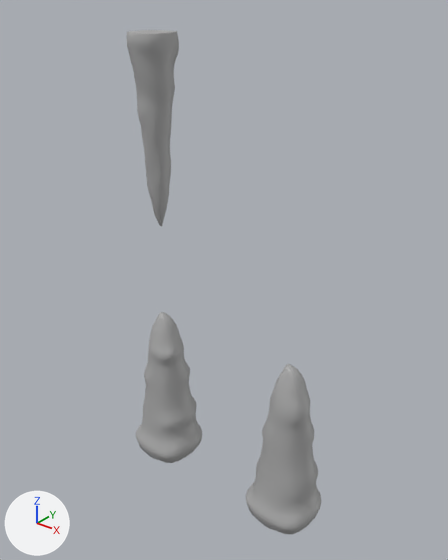
An edit to the FBX model Assets/Models/Stalagmite.fbx, drawn before and after from the same camera.
Before and after are seen from a 50 mm lens placed at (0.0472, -0.0358, 0.0431), pointed at (0.0183, 0.0003, 0.0207). Lighting does not change. The marker at lower left points along +X, +Y and +Z. Where no turn or scale is listed for an object, it has been applied to the vertices.

Before the edit, the objects in view are built like this:
```python
me_mesh = bpy.data.meshes.new('Mesh')
me_mesh.from_pydata(...)  # 1049 vertices, 1047 faces; spans x -0.0032..0.0032, y -0.0031..0.0032, z -0.0069..0.0084
me_mesh.materials.append(mat_standardsurface1)  # grey #aaaaaa
me_mesh_001 = bpy.data.meshes.new('Mesh.001')
me_mesh_001.from_pydata(...)  # 940 vertices, 938 faces; spans x -0.0018..0.0018, y -0.0019..0.0018, z -0.0091..0.0066
me_mesh_001.materials.append(mat_standardsurface1)  # grey #aaaaaa
me_mesh_002 = bpy.data.meshes.new('Mesh.002')
me_mesh_002.from_pydata(...)  # 749 vertices, 747 faces; spans x -0.0032..0.0032, y -0.0031..0.0032, z -0.0069..0.0084
me_mesh_002.materials.append(mat_standardsurface1)  # grey #aaaaaa
ob_pcube2 = bpy.data.objects.new('pCube2', me_mesh)
ob_pcube2.location = (0.01146, 0.0, 0.00695)
ob_pcube3 = bpy.data.objects.new('pCube3', me_mesh_001)
ob_pcube3.location = (0.0116, 0.0, 0.03296)
ob_pcube4 = bpy.data.objects.new('pCube4', me_mesh_002)
ob_pcube4.location = (0.02545, 0.0, 0.00695)
```
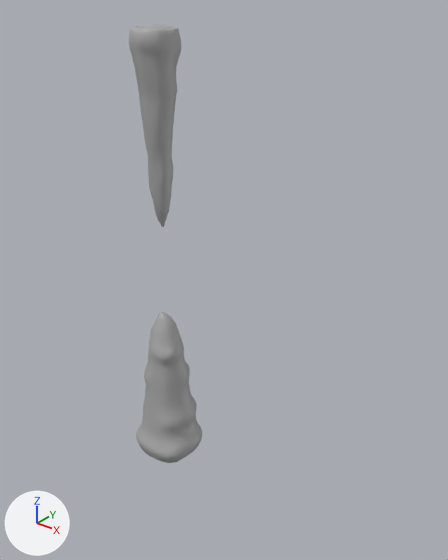
Where the change shows, as pixel boxes (x1, y1, x2, y2) in the pictures (448 x 560 px):
'pCube4', deleted
    before: (246, 364, 322, 535)
'pCube3', moved
    before: (126, 30, 179, 226)
    after: (129, 25, 181, 227)

What the commit changed:
Object 'pCube3' (ob_pcube3) moves from (0.0116, 0.0, 0.03296) to (0.01186, 0.0, 0.03296).
Object 'pCube4' (ob_pcube4) is deleted.
